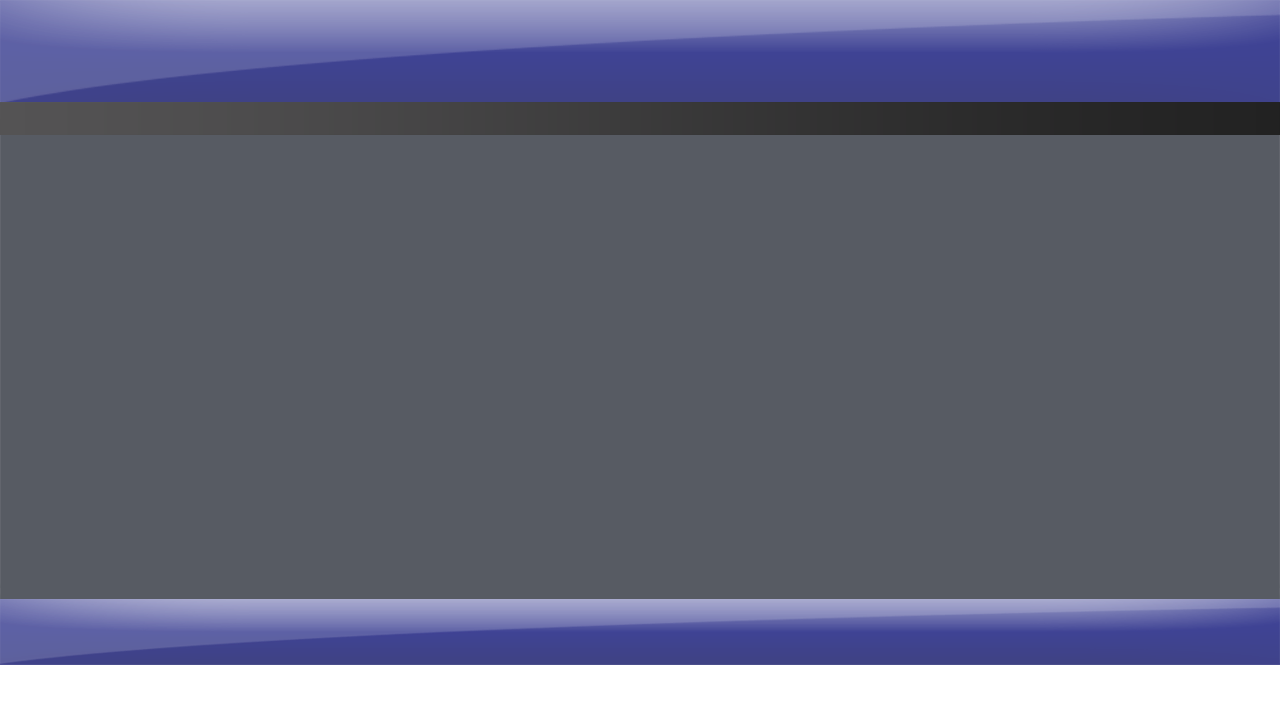
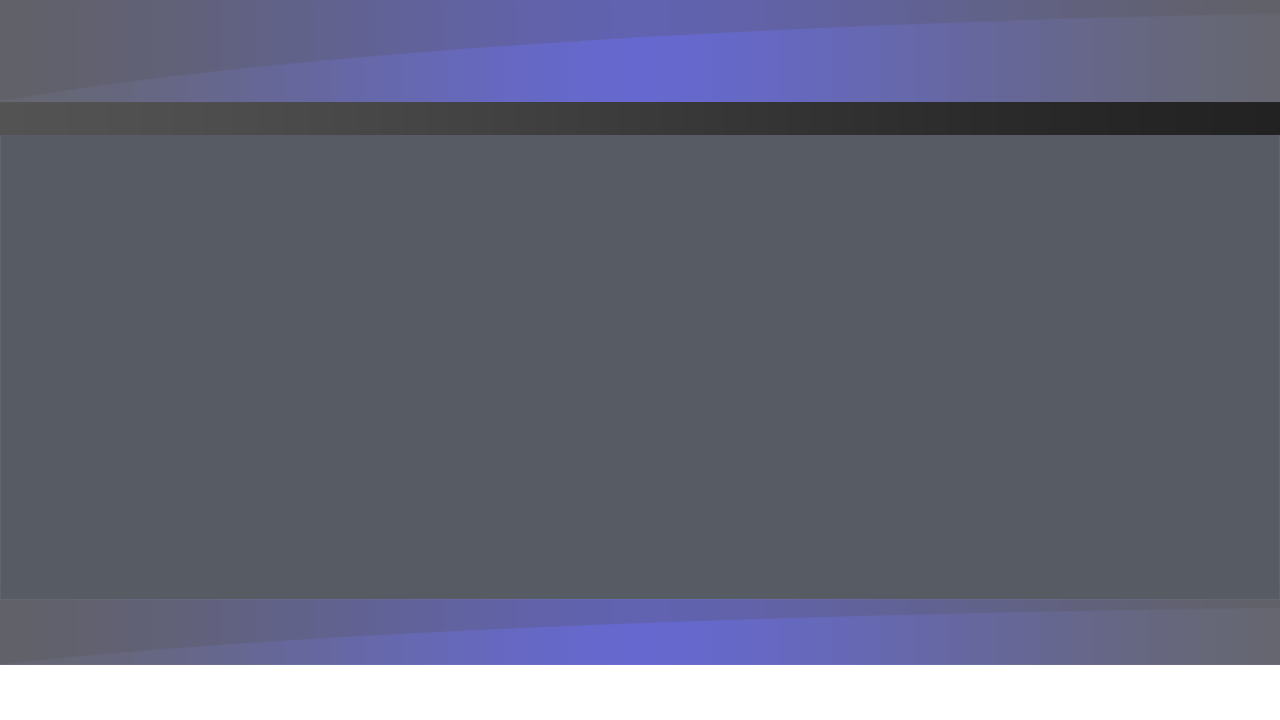
Layered file, before and after one edit (1280×720). Changes by layer:
added layer "Layer 5 copy" (25%) above "Layer 6" over [0, 599, 1280, 665]
added layer "Layer 6" (25%) above "Layer 2 copy 2" over [0, 0, 1280, 102]
added layer "Layer 2 copy 2" (60%) above "Layer 2 copy" over [0, 599, 1280, 665]
added layer "Layer 2 copy" (1st of 2) (60%) above "Layer 3 copy" over [0, 0, 1280, 102]
hid "Layer 3 copy" over [0, 599, 1280, 665]
hid "Layer 2 copy" (2nd of 2) over [0, 0, 1280, 102]
